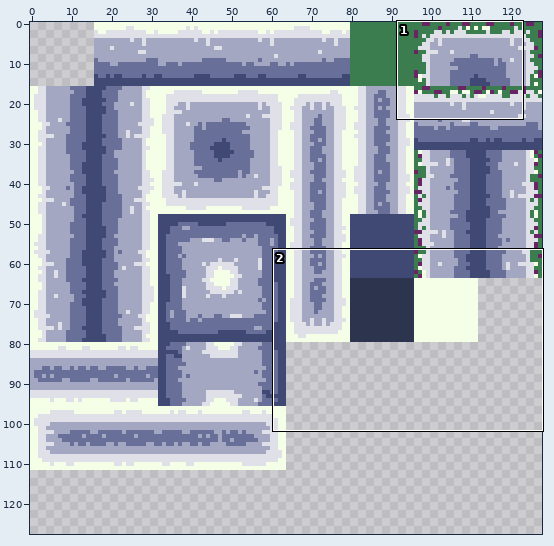
Edited in one commit: sprite sheet (Levels/tile_main.png). The first picture is a wide view before the edit; the outline marks the close-up.
Close-up. Before the edit:
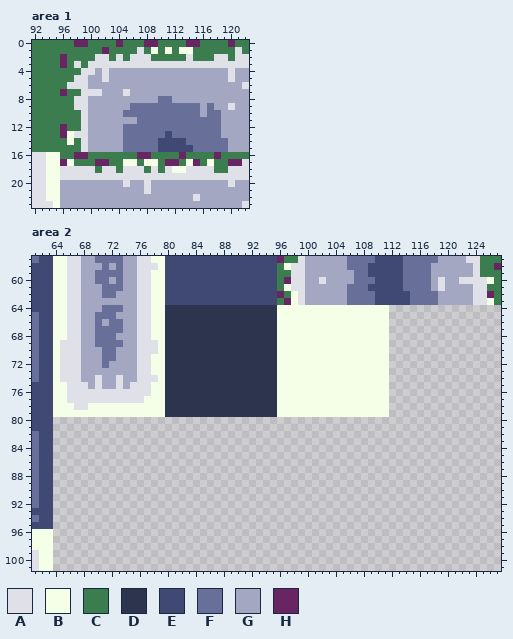
The file is 128x128 pixels. Shown: area 1: x 92..122, y 0..23; area 2: x 61..127, y 57..101. The commit also changed other parts of the picture, which this record leaves out.
Palette (. is transparent): A #dfe0e8  B #f5ffe8  C #3b7d4f  D #2c354d  E #404973  F #686f99  G #a3a7c2  H #692464
Pixels before, area 1, first column x 92:
 0 CCCCCCHHCCCCHCCCHHCCCCHHCCCCHCC
 1 CCCCCCCCCCHCCCCACBCBCBBCCCCCCAC
 2 CCCCHCCCCAACACAAACCCCCACCCAACAA
 3 CCCCHCACAAAAAAAAAAAAAAAAAAAAAAA
 4 CCCCCCCAAGAGGGGGGGGGGGGGGGGGAGG
 5 CCCCCCAAGGAGGGGGGGGGGGGGGGGGAGG
 6 CCCCCAAAGGGGGGGGGGGGGGGGGGGGGGA
 7 CCCCHCCAAAGGGAGGGGGGGGGGGGGGGGG
 8 CCCCCCAAGGGGGGGGGGFFGGGGGGGGGGG
 9 CCCCCCAAGGGGGGFFFFFFFFFFGFGGAGG
10 CCCCCCCAGGGGGFFFFFFFFFFFGFFGGGG
11 CCCCCCCAGGGGGGGFFFFFFFFFFFFGGGG
12 CCCCHCCAGGGGGFFFFFFFFFFFFFFGGGG
13 CCCCHBAAGGGGGFFFFFFEFFFFFFFGGGG
14 CCCCCBCAGGGGGFFFFFEEEEFFFFFFGGG
15 CCCCCCCAGGGGGFFFFFEEEEEFFFFFGGG
16 AABBCCHHCCCCCCCHHCCCCHCCCCHCCCC
17 AABBHBCCCHHCCBBCBBCHHCBHCBCCHHA
18 AABBAAAAACAACAAACACABBAAAACCAAA
19 AABBAAAAAAAAAAAAAAAAAAAAAAAAAAA
20 AABBGGGGGGGGGAGGAGGGGGGGGGGGAGG
21 AABBGGGGGGGGGGGGAGGGGGGGGGGGGGG
22 AABBGGGGGGGGGGGGGGGGGGGAGGGGGGG
23 AAABGGGGGGGGGGGGGGGGGGGGGGGGGGA
Pixels before, area 2 (only the part around the change), first column x 61:
 58 EEEBBAAGGGFGFGGAAABEEEEEEEEEEEEEEEECBAAGGGGGGFFFEEEEEFFFFGGGGGGACCH
 59 EEEBBAAGGFFFFGGAABBEEEEEEEEEEEEEEEECCAAGGGGGGGFFEEEEEFFFFGGGGGGACCC
 60 EEEBBAAGGFFGFGGAABBEEEEEEEEEEEEEEEECHAAGGAGGGGFFFEEEEFFFFGAGGAAAABC
 61 EEEBBAAGGGFFFGGAABBEEEEEEEEEEEEEEEECBAAGGGGGGFFFEEEEEFFFFGAGGGGAACC
 62 EEEBBAAGGGFFGGGAABBEEEEEEEEEEEEEEEEHCBAGGGGGGFFFFEEEEEFFFFGGGGGAAHC
 63 EEEBBAAGGGGGGGGAABBEEEEEEEEEEEEEEEECHBAGGGGGGFFFFEEEEEFFFFGGGGGAABC
 64 EEEBBAAGGGFFFGGAABBDDDDDDDDDDDDDDDDBBBBBBBBBBBBBBBB................
 65 FEEBBAAGGFFFGGGAABBDDDDDDDDDDDDDDDDBBBBBBBBBBBBBBBB................
 66 FEEBBAAGGFGFFGGAABBDDDDDDDDDDDDDDDDBBBBBBBBBBBBBBBB................
 67 FEEBBAAGGFFFFGGAABBDDDDDDDDDDDDDDDDBBBBBBBBBBBBBBBB................
 68 FEEBBAAGGFFFGGGAABBDDDDDDDDDDDDDDDDBBBBBBBBBBBBBBBB................
 69 FEEBAAAGGFFFFGGAAABDDDDDDDDDDDDDDDDBBBBBBBBBBBBBBBB................
 70 FEEBAAAGGGFFGGGAAABDDDDDDDDDDDDDDDDBBBBBBBBBBBBBBBB................
 71 FEEBAAAGGGFFGGGAABBDDDDDDDDDDDDDDDDBBBBBBBBBBBBBBBB................
 72 FEEBAAAGGGFGGGGAABBDDDDDDDDDDDDDDDDBBBBBBBBBBBBBBBB................
 73 FEEBAAAGGGGGGGGAABBDDDDDDDDDDDDDDDDBBBBBBBBBBBBBBBB................
 74 FEEBAAAGGAGGAGGAAABDDDDDDDDDDDDDDDDBBBBBBBBBBBBBBBB................
 75 EEEBBAAAGAGGAGAAABBDDDDDDDDDDDDDDDDBBBBBBBBBBBBBBBB................
 76 EEEBBAAAAAAAAAAAABBDDDDDDDDDDDDDDDDBBBBBBBBBBBBBBBB................
 77 EEEBBAAAAAAAAAAABBBDDDDDDDDDDDDDDDDBBBBBBBBBBBBBBBB................
 78 EEEBBBAABBBBBBBBBBBDDDDDDDDDDDDDDDDBBBBBBBBBBBBBBBB................
 79 EEEBBBBBBBBBBBBBBBBDDDDDDDDDDDDDDDDBBBBBBBBBBBBBBBB................
 80 EEE................................................................
 81 EEE................................................................
 82 FEE................................................................
 83 FEE................................................................
 84 FEE................................................................
 85 FEE................................................................
 86 FEE................................................................
 87 FEE................................................................
 88 FEE................................................................
 89 FEE................................................................
 90 FEE................................................................
 91 FEE................................................................
 92 FEE................................................................
 93 EEE................................................................
 94 FEE................................................................
 95 EEE................................................................
 96 BBB................................................................
 97 BBB................................................................
 98 BBB................................................................
 99 ABB................................................................
The result:
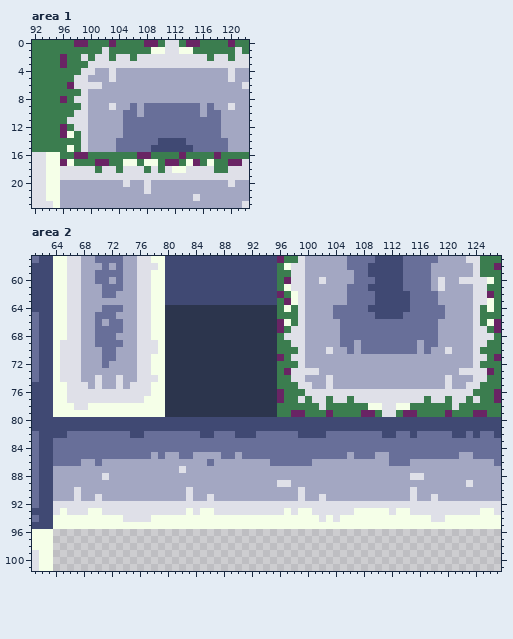
Diff:
Changed rows in their new state; - is an unchanged pixel.
Area 1:
first column x 96:
 0 -------HC------AA----
 1 ------A----C--BAA----
 2 ---A-----AC--AAAAA-AA
 3 --C------------------
 4 ------GA-------------
 5 ------GA-------------
 6 -H--AA---------------
 7 C---GG---G-----------
 8 H-------------GG-----
 9 --C----A---G---------
10 --A--------G---------
11 -AA------FF----------
12 --A------------------
13 --C------------F-----
14 -C------F------------
15 -B------F----E-------
Area 2:
first column x 64:
 64 --------------------------------C-CAGGGGFFFFFEEEEEEFFFFFGGGGACBC
 65 --------------------------------CCCAGGGGFFFFFFEEEEFFFFFFGGGGACCC
 66 --------------------------------H-CAGGGGGFFFFFFFFFFFFFFGGGGGACBH
 67 --------------------------------HCAAGGGGGFFFFFFFFFFFFFFGGGGGAACH
 68 --------------------------------CAAAGGGGGFFFFFFFFFFFFFFGGGGGAAAC
 69 --------------------------------CCAAGGGGGFFGFFFFFFFFGFFGGGGGAACC
 70 --------------------------------CCCAGGGAGGFGFFFFFFFFGFGGAGGGACCC
 71 --------------------------------HCAAGGGGGGGGGGGGGGGGGGGGGGGGAACH
 72 --------------------------------CCCAGGGGGGGGGGGGGGGGGGGGGGGGACCC
 73 --------------------------------CHAAAAGGGGGGGGGGGGGGGGGGGGAAAAHC
 74 --------------------------------CCAAGGGAGGGGGGGGGGGGGGGGAGGGAACC
 75 --------------------------------CCCAAGGAGGGGGGGGGGGGGGGGAGGAACCC
 76 --------------------------------HCCCAAAAAAAAAAAAAAAAAAAAAAAACCCH
 77 --------------------------------HCCACAACAACAAAAAAAAAACAACAACACCH
 78 --------------------------------CCCCCCACCCCCC--AABBCCCCCCACCCCCC
 79 --------------------------------CCHHCCCHCCCCHHCAACHHCCCCHCCCHHCC
 80 EEEEEEEEEEEEEEEEEEEEEEEEEEEEEEEEEEEEEEEEEEEEEEEEEEEEEEEEEEEEEEEE
 81 EEEEEEEEEEEEEEEEEEEEEEEEEEEEEEEEEEEEEEEEEEEEEEEEEEEEEEEEEEEEEEEE
 82 EEFFFFFFFFFEEFFFFFFFFEEFFFEEEFFFFFFEEEEFFFFFFFFEEFFEFFFFFEEFEFFE
 83 FFFFFFFFFFFFFFFFFFFFFFFFFFFFFFFFFFFFFFFFFFFFFFFFFFFFFFFFFFFFFFFF
 84 FFFFFFFFFFFFFFFFFFFFFFFFFFFFFFFFFFFFFFFFFFFFFFFFFFFFFFFFFFFFFFFF
 85 FFFFFFFFFFFFFFGFGGFFGGGGFFGFFFFFFFFFFFFFFFGFFFGGFFFFFFFFFFGGFFFF
 86 FFFFGGFGGGGGGGGGGGGGGGFGGGGGGGGFFFFFFGGGGGGGGGGGFFFGGGGGGGGGGGGF
 87 GGGGGGGGGGGGGGGGGGAGGGGGGGGGGGGGGGGGGGGGGGGGGGGGGGGGGGGGGGGGGGGG
 88 GGGGGGGAGGGGGGGGGGGGGGGGGGGGGGGGGGGGGGGGGGGGGGGGGGGAAGGGGGGGGGGG
 89 GGGGGGGGGGGGGGGGGGGGGGGGGGGGGGGGAAGGGGGGGGGGGGGGGGGGGGGGGGGAGGGG
 90 GGGAGGGGGGGGGGGGGGGAGGGGGGGGGGGGGGGAGGGGGGGGGGGGGGGAGGGGGGGGGGGG
 91 GGGAGGAGGGGGGGGGGGGAGGAGGGGGGGGGGGGAGGAGGGGGGGGGGGGAGGAGGGGGGGGG
 92 AAAAAAAAAAAAAAAAAAAAAAAAAAAAAAAAAAAAAAAAAAAAAAAAAAAAAAAAAAAAAAAA
 93 ABAAABBAAAAAAAAAAAABABBAAAAAAAAAABABBAAAAAABBBBBABBAAAAAAAAAABBA
 94 BBBBBBBBBBAAAABBBBBBBBBBBBBBBBBBBBBBBBABABBBBBBBBBBBBBAABBBBBBBB
 95 BBBBBBBBBBBBBBBBBBBBBBBBBBBBBBBBBBBBBBBBBBBBBBBBBBBBBBBBBBBBBBBB
